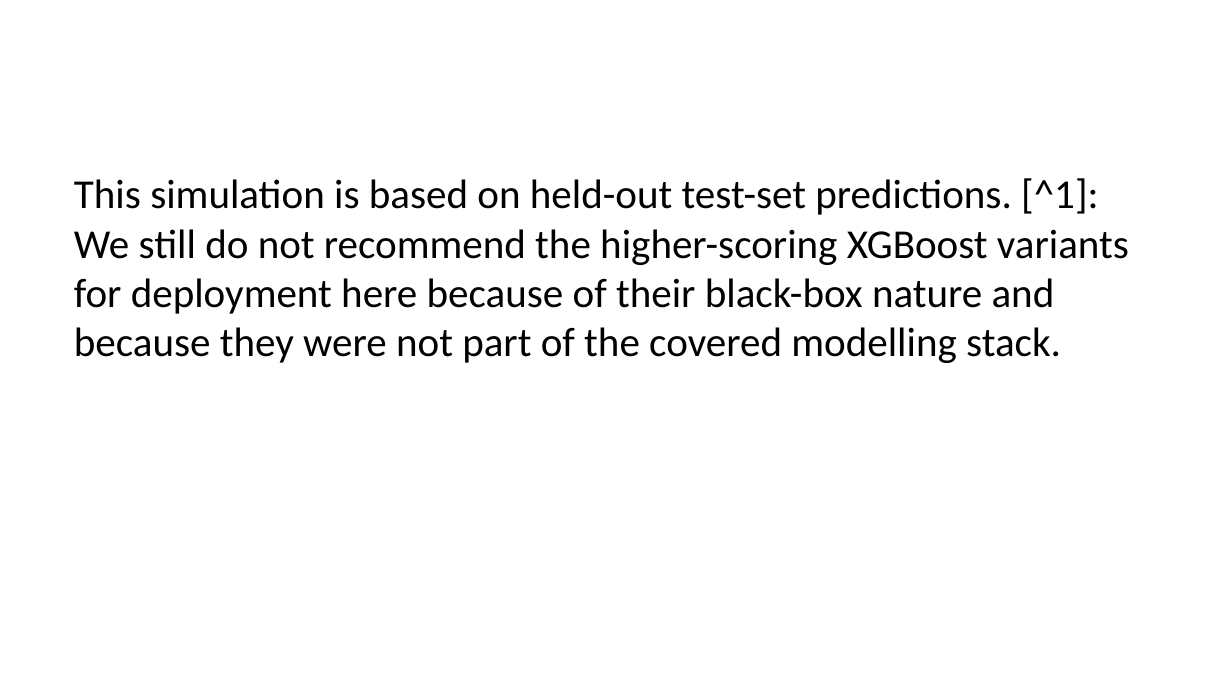
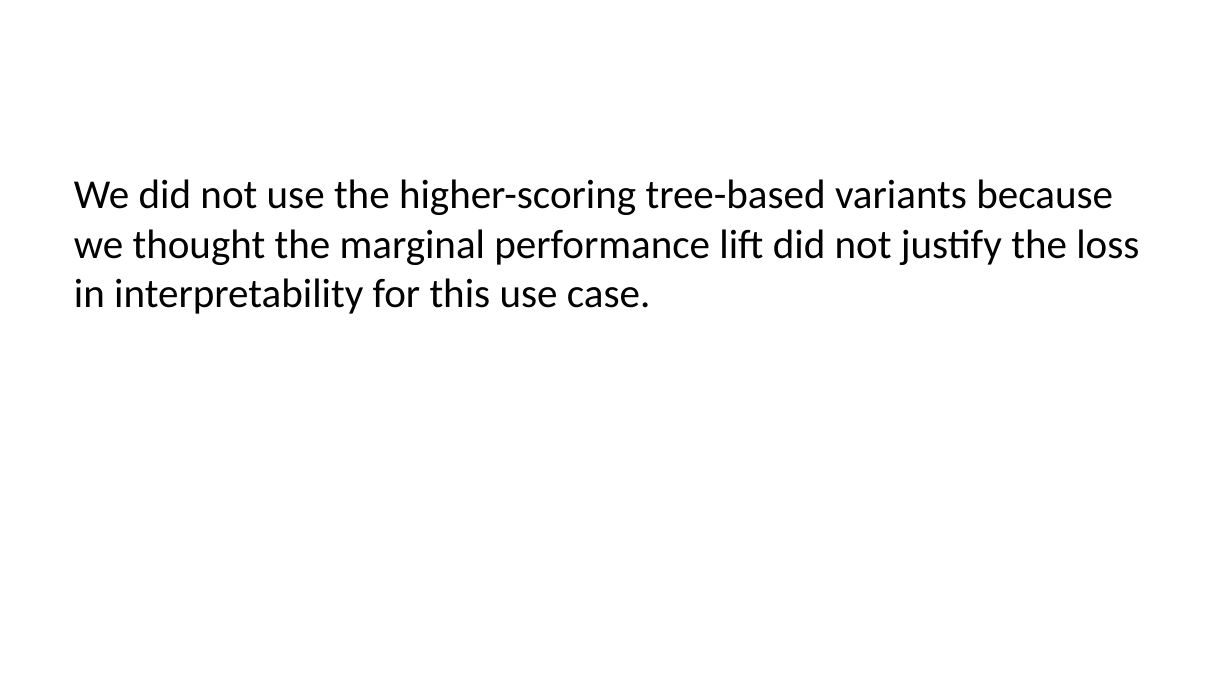
Before and after one commit to mrbungie/mib_cars_analysis, a slide deck: slide 20 of slidedeck/presentation.pptx (slide 17 before the commit). Drawn at 1232x693 pixels with LibreOffice and Linux fonts; fonts in the diff are those of the drawing. Boxes give left, top, right and bottom in pixels: in the first picture for what was removed or moved away, otherwise in the second. Text is boxed around its words. In the diff, an @@ line names an element or a change of style, - is before the commit and + after.

```diff
--- a/slidedeck/presentation.pptx
+++ b/slidedeck/presentation.pptx
@@ text at (74,179,1139,314): text changed @@
-This simulation is based on held-out test-set predictions. [^1]: We still do not recommend the higher-scoring XGBoost variants for deployment here because of their black-box nature and because they were not part of the covered modelling stack.
+We did not use the higher-scoring tree-based variants because we thought the marginal performance lift did not justify the loss in interpretability for this use case.
```
Also in this commit, not shown: 15 other slides changed, 19 slides added, 4 slides removed, 32 other files.
